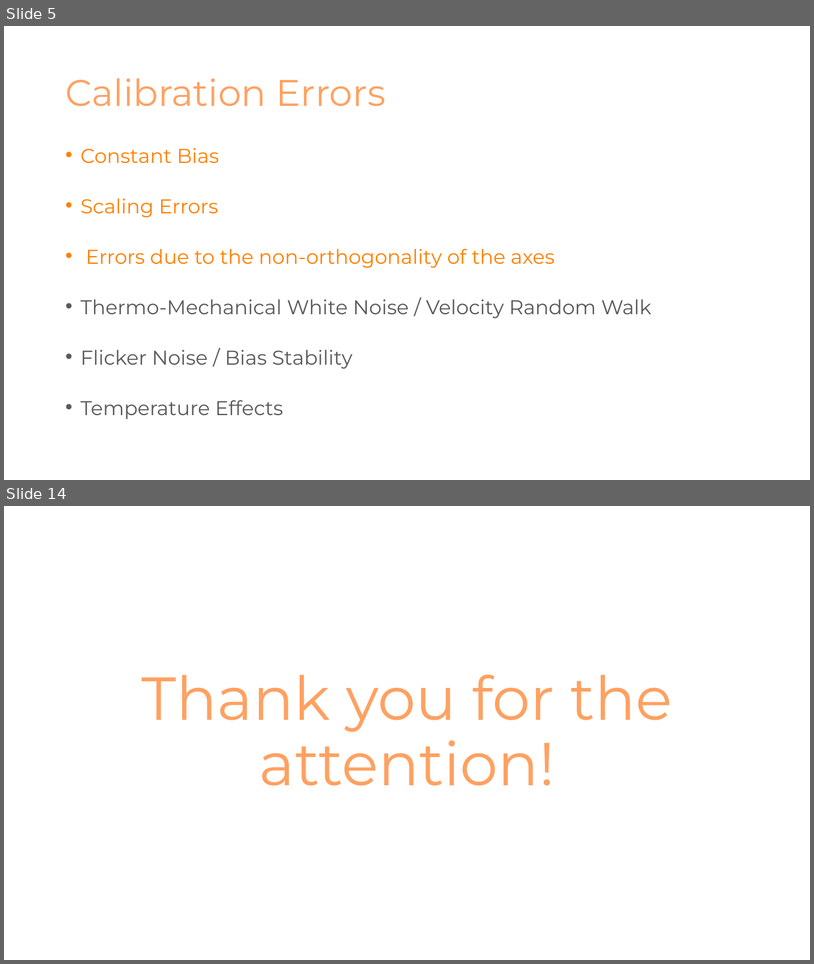
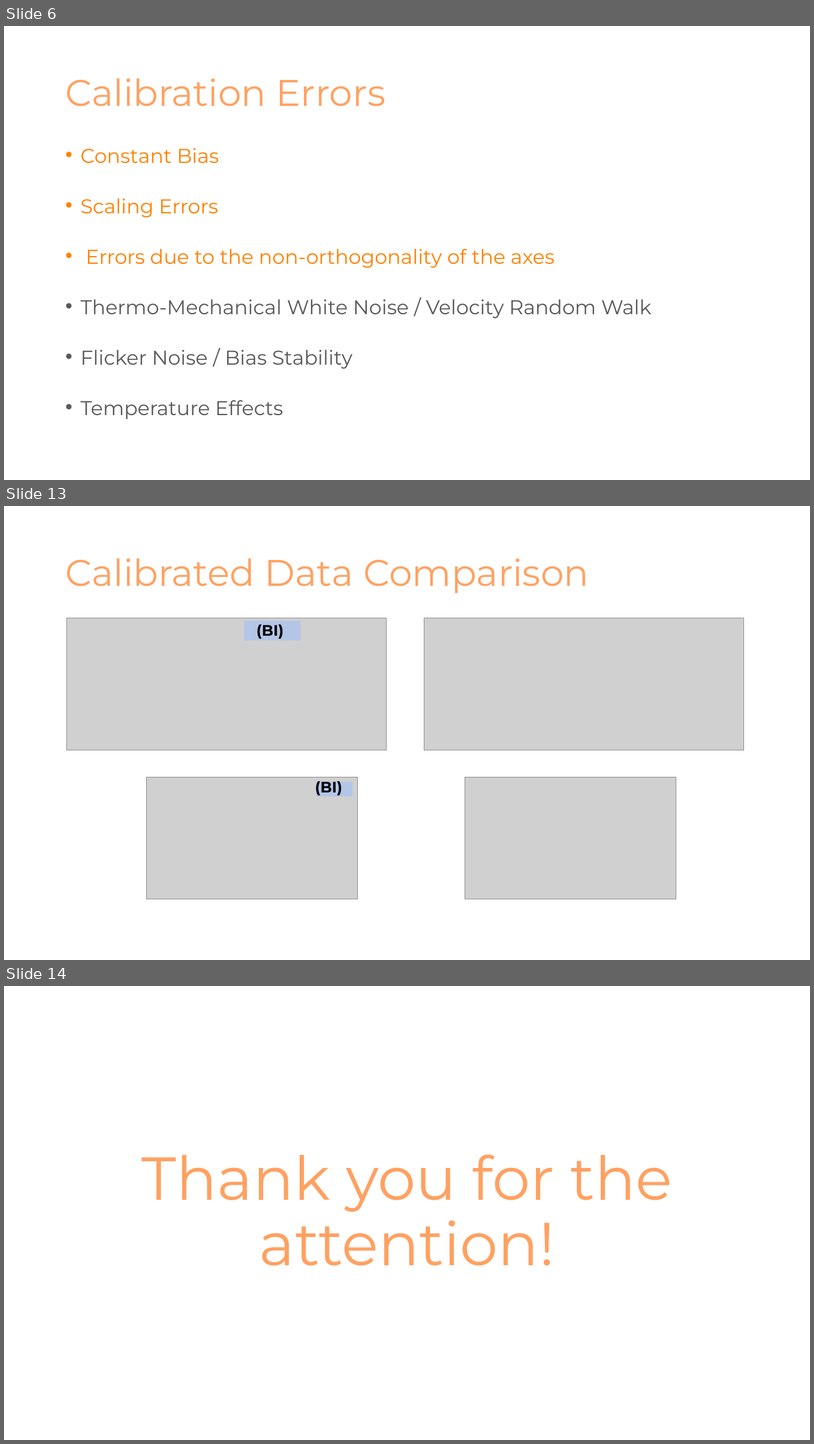
Before and after one commit to NikolaTotev/AMMRP-Course-Project, a slide deck: Presentation Materials/Калибриране на MEMS Акселерометри.pptx. Shown one above the other, each under a label of ours: slides 5 and 14 before the commit, slides 6, 13 and 14 after it; the slides between them are not shown. The pictures are 814x964 and 814x1444 pixels, drawn with LibreOffice and Linux fonts; fonts in the diff are those of the drawing; grey boxes stand for pictures. Boxes give left, top, right and bottom in pixels: in the first picture for what was removed or moved away, otherwise in the second. Text is boxed around its words. In the diff, an @@ line names an element or a change of style, - is before the commit and + after.

```diff
--- a/Presentation Materials/Калибриране на MEMS Акселерометри.pptx
+++ b/Presentation Materials/Калибриране на MEMS Акселерометри.pptx
@@ slide 13 added at [4, 506, 810, 960], background #FFFFFF @@
@@ title added at [65, 558, 589, 593], 44 pt, text #FFA161 @@
+Calibrated Data Comparison
@@ picture added at [67, 618, 387, 750] @@
@@ rectangle added at [244, 621, 300, 640], fill #B4C6E7 @@
@@ text added at [257, 624, 284, 639], 18 pt, text #000000, bold @@
+(BI)
@@ picture added at [425, 618, 744, 750] @@
@@ picture added at [147, 777, 358, 899] @@
@@ text added at [315, 781, 343, 795], 18 pt, text #000000, bold @@
+(BI)
@@ rectangle added at [316, 782, 353, 796], fill #B4C6E7 @@
@@ picture added at [465, 777, 676, 899] @@
@@ what was slide 5 is now slide 6 @@
```
Also in this commit, not shown: 5 slides changed, 4 other slides added, 4 slides removed, 5 other files.
